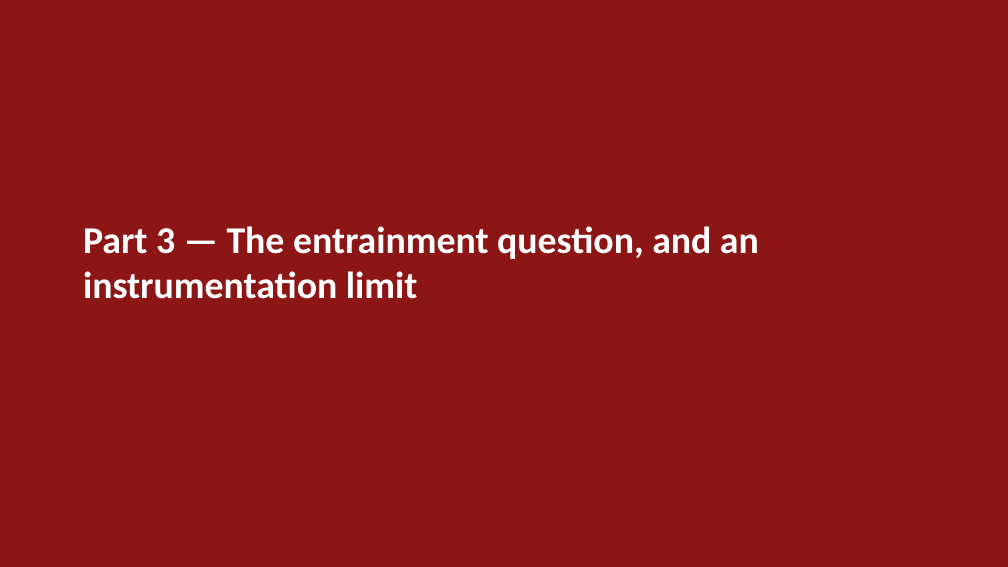
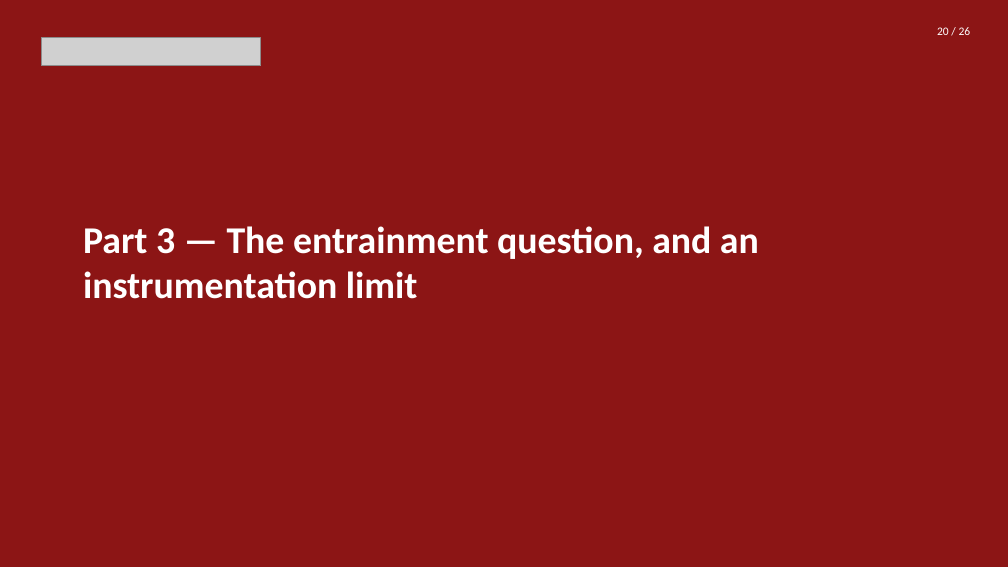
Before and after one commit to wehabit/hpaticmousebuzsakilab, a slide deck: slide 20 of presentation/haptic_brain_talk.pptx. Drawn at 1008x567 pixels with LibreOffice and Linux fonts; fonts in the diff are those of the drawing; grey boxes stand for pictures. Boxes give left, top, right and bottom in pixels: in the first picture for what was removed or moved away, otherwise in the second. Text is boxed around its words. In the diff, an @@ line names an element or a change of style, - is before the commit and + after.

```diff
--- a/presentation/haptic_brain_talk.pptx
+++ b/presentation/haptic_brain_talk.pptx
@@ text added at [937, 27, 971, 35], 11 pt, text #FFFFFF @@
+20 / 26
@@ picture added at [42, 38, 261, 66] @@
```
Also in this commit, not shown: 25 other slides changed, 5 other files.
